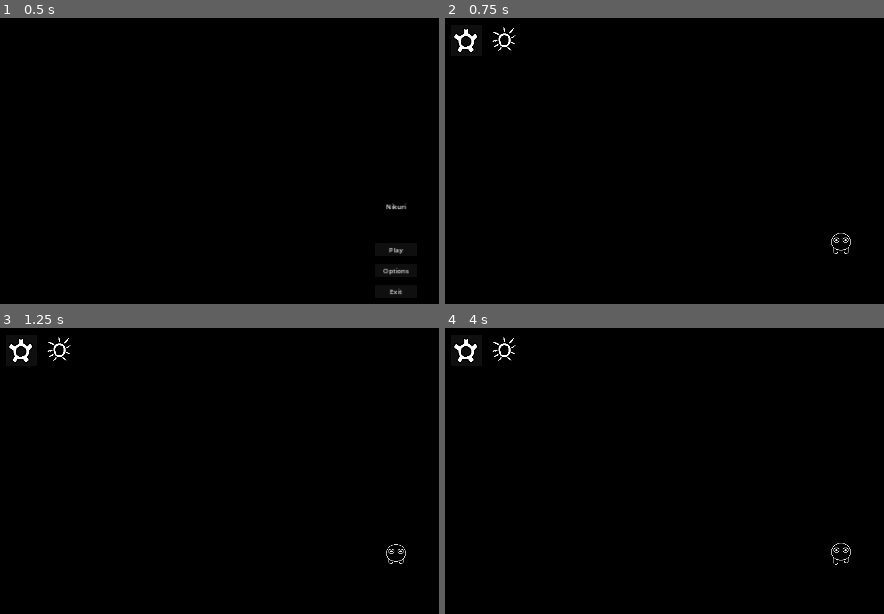
Above: before the commit, frames 1-4 (two rows, left to right).
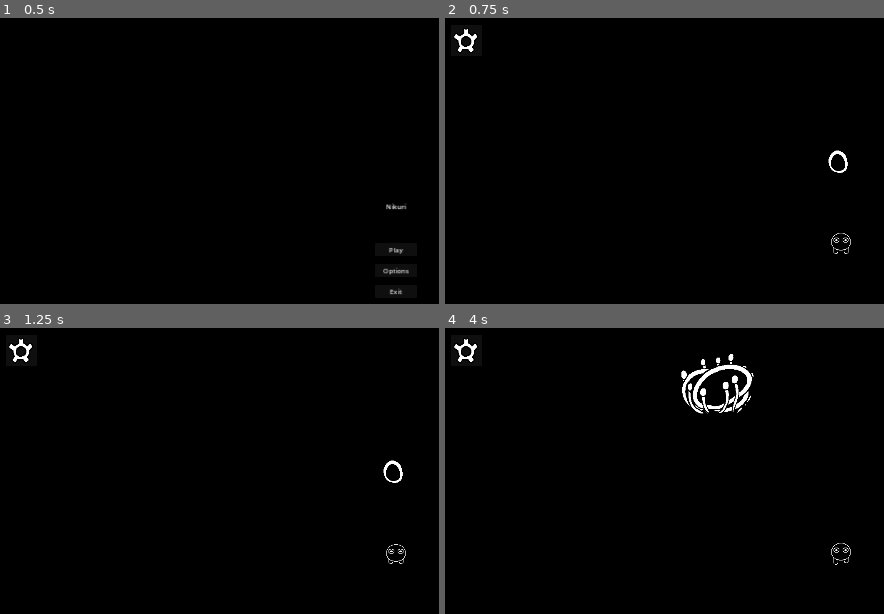
Above: after the commit, the same moments.

Repository: ondhan/nikuri
Game: Godot game, scene res://main_menu/main_menu.tscn
Two runs of this game, one before a commit and one after it. Both use one fixed random seed, a clock stepped at 60 frames per second and the inputs below.
Inputs (mouse positions are in pixels of both pictures, inside the frame that each line leads up to):
- Up to frame 1 (0.5 s): no input
- Up to frame 2 (0.75 s): click "Play" at 0.5 s
- Up to frame 3 (1.25 s): no input
- Up to frame 4 (4 s): click (466, 350) at 1.25 s; click "Resume" at 2 s; tap Enter (ui_accept) at 2.75, 3.6, 3.77 s; move the mouse to (outside the picture) at 2.77 s; hold D (move_right) 2.78-3.53 s; hold Enter (ui_accept) 2.78-3.53 s; click (outside the picture) at 2.92 s; move the mouse to (682, 576) at 3.52 s; hold S (move_down) from 3.53 s (still down)

Frame 1 is identical in both runs. In frame 2, 0.3% of the frame differs, in the area x 10-92%, y 3-55%; in frame 3, 0.3%; in frame 4, 1.3%, in the area x 10-71%, y 3-31%.

Commit message:
Update 12 - Hive
- added hive scene, several phases with animations, and test way to upgrade it

Diff:
--- a/game_screen/game_screen.gd
+++ b/game_screen/game_screen.gd
@@ -1,10 +1,6 @@
 extends Node2D
 
 var time = "day"
-
-# called when the node enters the scene tree for the first time
-func _ready() -> void:
-	_set_time()
 
 
 # Called every frame. 'delta' is the elapsed time since the previous frame.
--- a/game_screen/game_screen.tscn
+++ b/game_screen/game_screen.tscn
@@ -1,53 +1,145 @@
-[gd_scene load_steps=51 format=3 uid="uid://djbvvtdb2q3hi"]
+[gd_scene load_steps=71 format=3 uid="uid://djbvvtdb2q3hi"]
 
 [ext_resource type="Script" path="res://game_screen/game_screen.gd" id="1_10y4f"]
 [ext_resource type="Script" path="res://game_screen/player.gd" id="2_2qj2a"]
 [ext_resource type="Script" path="res://game_screen/pause_screen.gd" id="2_boxpe"]
-[ext_resource type="Texture2D" uid="uid://cux87545k0txo" path="res://animations/nikuri/idle_n_1.png" id="3_3xhl5"]
-[ext_resource type="Texture2D" uid="uid://wnkg2lcnyvwk" path="res://animations/nikuri/idle_n_2.png" id="4_rd3nm"]
-[ext_resource type="Texture2D" uid="uid://bkxjic5u0xws6" path="res://animations/nikuri/idle_n_3.png" id="5_026x7"]
-[ext_resource type="Texture2D" uid="uid://drpq1geoiw4y4" path="res://animations/nikuri/idle_n_4.png" id="6_0bgc3"]
-[ext_resource type="Texture2D" uid="uid://gtnakopnn7cd" path="res://animations/nikuri/idle_nw_1.png" id="7_xodry"]
-[ext_resource type="Texture2D" uid="uid://c0isyoj77cjjf" path="res://animations/nikuri/idle_nw_2.png" id="8_lljqd"]
-[ext_resource type="Texture2D" uid="uid://t1t7g1npccuf" path="res://animations/nikuri/idle_nw_3.png" id="9_jd48t"]
-[ext_resource type="Texture2D" uid="uid://boy5ww5iws4xk" path="res://animations/nikuri/idle_nw_4.png" id="10_4mu1v"]
-[ext_resource type="Texture2D" uid="uid://cpnki5mgo3ifh" path="res://animations/nikuri/idle_s_1.png" id="11_8aq57"]
-[ext_resource type="Texture2D" uid="uid://essjsiju7nfk" path="res://animations/nikuri/idle_s_2.png" id="12_id2nb"]
-[ext_resource type="Texture2D" uid="uid://cm5odln65fvl2" path="res://animations/nikuri/idle_s_3.png" id="13_j6xjy"]
-[ext_resource type="Texture2D" uid="uid://ekbetgmdd1xj" path="res://animations/nikuri/idle_s_4.png" id="14_1erwv"]
-[ext_resource type="Texture2D" uid="uid://f2ile2y73ekc" path="res://animations/nikuri/idle_sw_1.png" id="15_bxj8h"]
-[ext_resource type="Texture2D" uid="uid://47g6xtt2ldmt" path="res://animations/nikuri/idle_sw_2.png" id="16_nx1gq"]
-[ext_resource type="Texture2D" uid="uid://dxu4is6oture6" path="res://animations/nikuri/idle_sw_3.png" id="17_giwdr"]
-[ext_resource type="Texture2D" uid="uid://bmaoen35oiqxi" path="res://animations/nikuri/idle_sw_4.png" id="18_vwvis"]
-[ext_resource type="Texture2D" uid="uid://byg4v5vewfal1" path="res://animations/nikuri/idle_w_1.png" id="19_aifxy"]
-[ext_resource type="Texture2D" uid="uid://c5getqgajqyyy" path="res://animations/nikuri/idle_w_2.png" id="20_grweb"]
-[ext_resource type="Texture2D" uid="uid://daug21y5m30pw" path="res://animations/nikuri/idle_w_3.png" id="21_lsslf"]
-[ext_resource type="Texture2D" uid="uid://cnlhuuj067opg" path="res://animations/nikuri/idle_w_4.png" id="22_l8mgp"]
-[ext_resource type="Texture2D" uid="uid://462aik3enrga" path="res://animations/nikuri/move_n_1.png" id="23_1ojna"]
-[ext_resource type="Texture2D" uid="uid://gf2npuvdotly" path="res://animations/nikuri/move_n_2.png" id="24_cxk0r"]
-[ext_resource type="Texture2D" uid="uid://c2gnw5c3irfms" path="res://animations/nikuri/move_n_3.png" id="25_pknk0"]
-[ext_resource type="Texture2D" uid="uid://ryyd78n6d8jq" path="res://animations/nikuri/move_n_4.png" id="26_cw4a6"]
-[ext_resource type="Texture2D" uid="uid://dkdy1atg5puiq" path="res://animations/nikuri/move_nw_1.png" id="27_d6feh"]
-[ext_resource type="Texture2D" uid="uid://b5x8uraeltwqb" path="res://animations/nikuri/move_nw_2.png" id="28_g7l6e"]
-[ext_resource type="Texture2D" uid="uid://d4d2e7latcb65" path="res://animations/nikuri/move_nw_3.png" id="29_j1yvh"]
-[ext_resource type="Texture2D" uid="uid://dd81rw1vuo5rt" path="res://animations/nikuri/move_nw_4.png" id="30_12fcp"]
-[ext_resource type="Texture2D" uid="uid://crc45l2ygs8fj" path="res://animations/nikuri/move_s_1.png" id="31_rntbq"]
-[ext_resource type="Texture2D" uid="uid://bki4ccvlwlsro" path="res://animations/nikuri/move_s_2.png" id="32_dhr7v"]
-[ext_resource type="Texture2D" uid="uid://x0wpuw5supuv" path="res://animations/nikuri/move_s_3.png" id="33_icuve"]
-[ext_resource type="Texture2D" uid="uid://bb0olc2i3mgog" path="res://animations/nikuri/move_s_4.png" id="34_obelu"]
-[ext_resource type="Texture2D" uid="uid://vcsq0mon62k7" path="res://animations/nikuri/move_sw_1.png" id="35_8dohq"]
-[ext_resource type="Texture2D" uid="uid://cdfl6ipjk7vxw" path="res://animations/nikuri/move_sw_2.png" id="36_7nxrt"]
-[ext_resource type="Texture2D" uid="uid://b6pgl5t24vhn" path="res://animations/nikuri/move_sw_3.png" id="37_0cdsg"]
-[ext_resource type="Texture2D" uid="uid://bbaasphjtwcus" path="res://animations/nikuri/move_sw_4.png" id="38_cseff"]
-[ext_resource type="Texture2D" uid="uid://cf8htkejh1668" path="res://animations/nikuri/move_w_1.png" id="39_qjjgf"]
-[ext_resource type="Texture2D" uid="uid://6hh2k2kd8suh" path="res://animations/nikuri/move_w_2.png" id="40_fjmdq"]
-[ext_resource type="Texture2D" uid="uid://damobkx138qr" path="res://animations/nikuri/move_w_3.png" id="41_u6fhx"]
-[ext_resource type="Texture2D" uid="uid://chn84fibce87s" path="res://animations/nikuri/move_w_4.png" id="42_r7b7x"]
-[ext_resource type="Texture2D" uid="uid://dngmqfycl068u" path="res://art_still/icons/icon_pause_menu.png" id="43_ucdbq"]
-[ext_resource type="Texture2D" uid="uid://w772he6u03ef" path="res://art_still/icons/icon_day_cycle_day.png" id="44_j2xhg"]
-[ext_resource type="Texture2D" uid="uid://b6ncgkxd4um84" path="res://art_still/icons/icon_day_cycle_night.png" id="45_vsajx"]
+[ext_resource type="Texture2D" uid="uid://d223ouqvonwvw" path="res://assets/buildings/main_hive/main_hive_1_1.png" id="2_sqehh"]
+[ext_resource type="Script" path="res://game_screen/main_hive.gd" id="2_vcyq3"]
+[ext_resource type="Texture2D" uid="uid://cux87545k0txo" path="res://assets/nikuri/idle_n_1.png" id="3_3xhl5"]
+[ext_resource type="Texture2D" uid="uid://dtvup02g43klp" path="res://assets/buildings/main_hive/main_hive_2_1.png" id="3_evuny"]
+[ext_resource type="Texture2D" uid="uid://wnkg2lcnyvwk" path="res://assets/nikuri/idle_n_2.png" id="4_rd3nm"]
+[ext_resource type="Texture2D" uid="uid://dbpt7vpoc7anw" path="res://assets/buildings/main_hive/main_hive_2_2.png" id="4_ysggw"]
+[ext_resource type="Texture2D" uid="uid://bkxjic5u0xws6" path="res://assets/nikuri/idle_n_3.png" id="5_026x7"]
+[ext_resource type="Texture2D" uid="uid://b15stv7qo7kiq" path="res://assets/buildings/main_hive/main_hive_2_3.png" id="5_rlhpq"]
+[ext_resource type="Texture2D" uid="uid://drpq1geoiw4y4" path="res://assets/nikuri/idle_n_4.png" id="6_0bgc3"]
+[ext_resource type="Texture2D" uid="uid://km3cub6qv70v" path="res://assets/buildings/main_hive/main_hive_3_1.png" id="6_uq3k5"]
+[ext_resource type="Texture2D" uid="uid://bv52ergumiafr" path="res://assets/buildings/main_hive/main_hive_3_2.png" id="7_vrf6u"]
+[ext_resource type="Texture2D" uid="uid://gtnakopnn7cd" path="res://assets/nikuri/idle_nw_1.png" id="7_xodry"]
+[ext_resource type="Texture2D" uid="uid://c0isyoj77cjjf" path="res://assets/nikuri/idle_nw_2.png" id="8_lljqd"]
+[ext_resource type="Texture2D" uid="uid://claf2tkibs2pg" path="res://assets/buildings/main_hive/main_hive_3_3.png" id="8_tkfso"]
+[ext_resource type="Texture2D" uid="uid://t1t7g1npccuf" path="res://assets/nikuri/idle_nw_3.png" id="9_jd48t"]
+[ext_resource type="Texture2D" uid="uid://41u8201gf51y" path="res://assets/buildings/main_hive/main_hive_4_1.png" id="9_kkf5l"]
+[ext_resource type="Texture2D" uid="uid://boy5ww5iws4xk" path="res://assets/nikuri/idle_nw_4.png" id="10_4mu1v"]
+[ext_resource type="Texture2D" uid="uid://c16hphsbtmi5g" path="res://assets/buildings/main_hive/main_hive_4_2.png" id="10_bs830"]
+[ext_resource type="Texture2D" uid="uid://cpnki5mgo3ifh" path="res://assets/nikuri/idle_s_1.png" id="11_8aq57"]
+[ext_resource type="Texture2D" uid="uid://csqrvp2ol8p6h" path="res://assets/buildings/main_hive/main_hive_4_3.png" id="11_52cqo"]
+[ext_resource type="Texture2D" uid="uid://essjsiju7nfk" path="res://assets/nikuri/idle_s_2.png" id="12_id2nb"]
+[ext_resource type="Texture2D" uid="uid://cm5odln65fvl2" path="res://assets/nikuri/idle_s_3.png" id="13_j6xjy"]
+[ext_resource type="Texture2D" uid="uid://ekbetgmdd1xj" path="res://assets/nikuri/idle_s_4.png" id="14_1erwv"]
+[ext_resource type="Texture2D" uid="uid://f2ile2y73ekc" path="res://assets/nikuri/idle_sw_1.png" id="15_bxj8h"]
+[ext_resource type="Texture2D" uid="uid://47g6xtt2ldmt" path="res://assets/nikuri/idle_sw_2.png" id="16_nx1gq"]
+[ext_resource type="Texture2D" uid="uid://dxu4is6oture6" path="res://assets/nikuri/idle_sw_3.png" id="17_giwdr"]
+[ext_resource type="Texture2D" uid="uid://bmaoen35oiqxi" path="res://assets/nikuri/idle_sw_4.png" id="18_vwvis"]
+[ext_resource type="Texture2D" uid="uid://byg4v5vewfal1" path="res://assets/nikuri/idle_w_1.png" id="19_aifxy"]
+[ext_resource type="Texture2D" uid="uid://c5getqgajqyyy" path="res://assets/nikuri/idle_w_2.png" id="20_grweb"]
+[ext_resource type="Texture2D" uid="uid://daug21y5m30pw" path="res://assets/nikuri/idle_w_3.png" id="21_lsslf"]
+[ext_resource type="Texture2D" uid="uid://cnlhuuj067opg" path="res://assets/nikuri/idle_w_4.png" id="22_l8mgp"]
+[ext_resource type="Texture2D" uid="uid://462aik3enrga" path="res://assets/nikuri/move_n_1.png" id="23_1ojna"]
+[ext_resource type="Texture2D" uid="uid://gf2npuvdotly" path="res://assets/nikuri/move_n_2.png" id="24_cxk0r"]
+[ext_resource type="Texture2D" uid="uid://c2gnw5c3irfms" path="res://assets/nikuri/move_n_3.png" id="25_pknk0"]
+[ext_resource type="Texture2D" uid="uid://ryyd78n6d8jq" path="res://assets/nikuri/move_n_4.png" id="26_cw4a6"]
+[ext_resource type="Texture2D" uid="uid://dkdy1atg5puiq" path="res://assets/nikuri/move_nw_1.png" id="27_d6feh"]
+[ext_resource type="Texture2D" uid="uid://b5x8uraeltwqb" path="res://assets/nikuri/move_nw_2.png" id="28_g7l6e"]
+[ext_resource type="Texture2D" uid="uid://d4d2e7latcb65" path="res://assets/nikuri/move_nw_3.png" id="29_j1yvh"]
+[ext_resource type="Texture2D" uid="uid://dd81rw1vuo5rt" path="res://assets/nikuri/move_nw_4.png" id="30_12fcp"]
+[ext_resource type="Texture2D" uid="uid://crc45l2ygs8fj" path="res://assets/nikuri/move_s_1.png" id="31_rntbq"]
+[ext_resource type="Texture2D" uid="uid://bki4ccvlwlsro" path="res://assets/nikuri/move_s_2.png" id="32_dhr7v"]
+[ext_resource type="Texture2D" uid="uid://x0wpuw5supuv" path="res://assets/nikuri/move_s_3.png" id="33_icuve"]
+[ext_resource type="Texture2D" uid="uid://bb0olc2i3mgog" path="res://assets/nikuri/move_s_4.png" id="34_obelu"]
+[ext_resource type="Texture2D" uid="uid://vcsq0mon62k7" path="res://assets/nikuri/move_sw_1.png" id="35_8dohq"]
+[ext_resource type="Texture2D" uid="uid://cdfl6ipjk7vxw" path="res://assets/nikuri/move_sw_2.png" id="36_7nxrt"]
+[ext_resource type="Texture2D" uid="uid://b6pgl5t24vhn" path="res://assets/nikuri/move_sw_3.png" id="37_0cdsg"]
+[ext_resource type="Texture2D" uid="uid://bbaasphjtwcus" path="res://assets/nikuri/move_sw_4.png" id="38_cseff"]
+[ext_resource type="Texture2D" uid="uid://cf8htkejh1668" path="res://assets/nikuri/move_w_1.png" id="39_qjjgf"]
+[ext_resource type="Texture2D" uid="uid://6hh2k2kd8suh" path="res://assets/nikuri/move_w_2.png" id="40_fjmdq"]
+[ext_resource type="Texture2D" uid="uid://damobkx138qr" path="res://assets/nikuri/move_w_3.png" id="41_u6fhx"]
+[ext_resource type="Texture2D" uid="uid://chn84fibce87s" path="res://assets/nikuri/move_w_4.png" id="42_r7b7x"]
+[ext_resource type="Texture2D" uid="uid://dngmqfycl068u" path="res://assets/icons/icon_pause_menu.png" id="43_ucdbq"]
+[ext_resource type="Texture2D" uid="uid://w772he6u03ef" path="res://assets/icons/icon_day_cycle_day.png" id="44_j2xhg"]
+[ext_resource type="Texture2D" uid="uid://b6ncgkxd4um84" path="res://assets/icons/icon_day_cycle_night.png" id="45_vsajx"]
 
 [sub_resource type="WorldBoundaryShape2D" id="WorldBoundaryShape2D_y70dm"]
+
+[sub_resource type="CircleShape2D" id="CircleShape2D_l0jt2"]
+radius = 33.0606
+
+[sub_resource type="SpriteFrames" id="SpriteFrames_yppow"]
+animations = [{
+"frames": [{
+"duration": 1.0,
+"texture": ExtResource("2_sqehh")
+}],
+"loop": true,
+"name": &"phase_1",
+"speed": 2.0
+}]
+
+[sub_resource type="CapsuleShape2D" id="CapsuleShape2D_0gcai"]
+radius = 25.0
+height = 60.0
+
+[sub_resource type="SpriteFrames" id="SpriteFrames_orj1l"]
+animations = [{
+"frames": [{
+"duration": 1.0,
+"texture": ExtResource("3_evuny")
+}, {
+"duration": 1.0,
+"texture": ExtResource("4_ysggw")
+}, {
+"duration": 1.0,
+"texture": ExtResource("5_rlhpq")
+}],
+"loop": true,
+"name": &"phase_2",
+"speed": 2.0
+}]
+
+[sub_resource type="CapsuleShape2D" id="CapsuleShape2D_bk3k6"]
+radius = 45.0
+height = 90.0
+
+[sub_resource type="SpriteFrames" id="SpriteFrames_7k1fx"]
+animations = [{
+"frames": [{
+"duration": 1.0,
+"texture": ExtResource("6_uq3k5")
+}, {
+"duration": 1.0,
+"texture": ExtResource("7_vrf6u")
+}, {
+"duration": 1.0,
+"texture": ExtResource("8_tkfso")
+}],
+"loop": true,
+"name": &"phase_3",
+"speed": 2.0
+}]
+
+[sub_resource type="CapsuleShape2D" id="CapsuleShape2D_uaj60"]
+radius = 59.0
+height = 118.0
+
+[sub_resource type="SpriteFrames" id="SpriteFrames_qq716"]
+animations = [{
+"frames": [{
+"duration": 1.0,
+"texture": ExtResource("9_kkf5l")
+}, {
+"duration": 1.0,
+"texture": ExtResource("10_bs830")
+}, {
+"duration": 1.0,
+"texture": ExtResource("11_52cqo")
+}],
+"loop": true,
+"name": &"phase_4",
+"speed": 2.0
+}]
+
+[sub_resource type="CapsuleShape2D" id="CapsuleShape2D_rn5fc"]
+radius = 82.0
+height = 168.0
 
 [sub_resource type="SpriteFrames" id="SpriteFrames_ix62d"]
 animations = [{
@@ -286,7 +378,65 @@
 rotation = 4.71239
 shape = SubResource("WorldBoundaryShape2D_y70dm")
 
+[node name="MainHive" type="Node2D" parent="."]
+position = Vector2(0, -200)
+script = ExtResource("2_vcyq3")
+
+[node name="InteractArea" type="Area2D" parent="MainHive"]
+
+[node name="CollisionShape2D" type="CollisionShape2D" parent="MainHive/InteractArea"]
+position = Vector2(-4, 235)
+shape = SubResource("CircleShape2D_l0jt2")
+
+[node name="Phase1" type="StaticBody2D" parent="MainHive"]
+
+[node name="AnimatedSprite2D" type="AnimatedSprite2D" parent="MainHive/Phase1"]
+sprite_frames = SubResource("SpriteFrames_yppow")
+animation = &"phase_1"
+autoplay = "phase_1"
+
+[node name="CollisionShape2D" type="CollisionShape2D" parent="MainHive/Phase1"]
+position = Vector2(-6, 155)
+shape = SubResource("CapsuleShape2D_0gcai")
+
+[node name="Phase2" type="StaticBody2D" parent="MainHive"]
+visible = false
+
+[node name="AnimatedSprite2D" type="AnimatedSprite2D" parent="MainHive/Phase2"]
+sprite_frames = SubResource("SpriteFrames_orj1l")
+animation = &"phase_2"
+autoplay = "phase_2"
+
+[node name="CollisionShape2D" type="CollisionShape2D" parent="MainHive/Phase2"]
+position = Vector2(-5, 142)
+shape = SubResource("CapsuleShape2D_bk3k6")
+
+[node name="Phase3" type="StaticBody2D" parent="MainHive"]
+visible = false
+
+[node name="AnimatedSprite2D" type="AnimatedSprite2D" parent="MainHive/Phase3"]
+sprite_frames = SubResource("SpriteFrames_7k1fx")
+animation = &"phase_3"
+autoplay = "phase_3"
+
+[node name="CollisionShape2D" type="CollisionShape2D" parent="MainHive/Phase3"]
+position = Vector2(-5, 133)
+shape = SubResource("CapsuleShape2D_uaj60")
+
+[node name="Phase4" type="StaticBody2D" parent="MainHive"]
+visible = false
+
+[node name="AnimatedSprite2D" type="AnimatedSprite2D" parent="MainHive/Phase4"]
+sprite_frames = SubResource("SpriteFrames_qq716")
+animation = &"phase_4"
+autoplay = "phase_4"
+
+[node name="CollisionShape2D" type="CollisionShape2D" parent="MainHive/Phase4"]
+position = Vector2(4, 120)
+shape = SubResource("CapsuleShape2D_rn5fc")
+
 [node name="Player" type="CharacterBody2D" parent="."]
+position = Vector2(0, 150)
 script = ExtResource("2_2qj2a")
 metadata/_edit_group_ = true
 
@@ -302,6 +452,7 @@
 remote_path = NodePath("../../Camera")
 
 [node name="Camera" type="Camera2D" parent="."]
+position = Vector2(0, 150)
 limit_left = -1920
 limit_top = -1080
 limit_right = 3840
@@ -400,6 +551,9 @@
 grow_vertical = 2
 text = "Exit"
 
+[connection signal="body_entered" from="MainHive/InteractArea" to="MainHive" method="_on_interact_area_body_entered"]
+[connection signal="body_exited" from="MainHive/InteractArea" to="MainHive" method="_on_interact_area_body_exited"]
+[connection signal="input_event" from="Player" to="MainHive" method="_on_player_input_event"]
 [connection signal="timeout" from="Camera/CanvasLayer/Timer" to="." method="_on_timer_timeout"]
 [connection signal="pressed" from="Camera/CanvasLayer/PauseButton" to="." method="_on_pause_button_pressed"]
 [connection signal="pressed" from="Camera/CanvasLayer/PauseScreen/ResumeButton" to="Camera/CanvasLayer/PauseScreen" method="_on_resume_button_pressed"]
--- /dev/null
+++ b/game_screen/main_hive.gd
@@ -0,0 +1,61 @@
+extends Node2D
+
+# indicates base phase
+var current_phase = 1
+var can_interact = false
+
+
+# Called when the node enters the scene tree for the first time.
+func _ready() -> void:
+	_phase_setter()
+
+func _input(event):
+	if event.is_action_pressed("ui_accept") and can_interact == true:
+		_upgrade_hive()
+
+# Called every frame. 'delta' is the elapsed time since the previous frame.
+func _process(delta: float) -> void:
+	pass
+
+
+# sets the hive by enabling and disabling appropriate scenes
+func _phase_setter() -> void:
+	var hive = get_node("Phase1")
+	hive.hide()
+	if current_phase == 1:
+		hive = get_node("Phase1")
+		$Phase1/AnimatedSprite2D.animation = "phase_1"
+		$Phase1/AnimatedSprite2D.play()
+		hive.show()
+	elif current_phase == 2:
+		hive = get_node("Phase2")
+		$Phase2/AnimatedSprite2D.animation = "phase_2"
+		$Phase2/AnimatedSprite2D.play()
+		hive.show()
+	elif current_phase == 3:
+		hive = get_node("Phase3")
+		$Phase2/AnimatedSprite2D.animation = "phase_3"
+		$Phase2/AnimatedSprite2D.play()
+		hive.show()
+	elif current_phase == 4:
+		hive = get_node("Phase4")
+		$Phase2/AnimatedSprite2D.animation = "phase_4"
+		$Phase2/AnimatedSprite2D.play()
+		hive.show()
+
+
+# upgrades hive and calls the _phase_setter()
+func _upgrade_hive() -> void:
+	if current_phase != 4:
+		current_phase += 1
+		_phase_setter()
+
+
+func _on_interact_area_body_entered(body: Node2D) -> void:
+	print("hive interaction enabled")
+	can_interact = true
+
+
+func _on_interact_area_body_exited(body: Node2D) -> void:
+	print("hive interaction disabled")
+	can_interact = false
--- a/game_screen/player.gd
+++ b/game_screen/player.gd
@@ -79,6 +79,8 @@
 			$AnimatedSprite2D.animation = "move_nw"
 			last_move_anim = "ne"
 
+
+# manages collisions
 func _physics_process(delta):
 	var collision_info = move_and_collide(velocity * delta)
 	if collision_info:
Not shown, removed: animations/nikuri/idle_n_1.png.import
Not shown, removed: animations/nikuri/idle_n_2.png.import
Not shown, removed: animations/nikuri/idle_n_3.png.import
Not shown, removed: animations/nikuri/idle_n_4.png.import
Not shown, removed: animations/nikuri/idle_nw_1.png.import
Not shown, removed: animations/nikuri/idle_nw_2.png.import
Not shown, removed: animations/nikuri/idle_nw_3.png.import
Not shown, removed: animations/nikuri/idle_nw_4.png.import
Not shown, removed: animations/nikuri/idle_s_1.png.import
Not shown, removed: animations/nikuri/idle_s_2.png.import
Not shown, removed: animations/nikuri/idle_s_3.png.import
Not shown, removed: animations/nikuri/idle_s_4.png.import
(and 137 more such lines)
